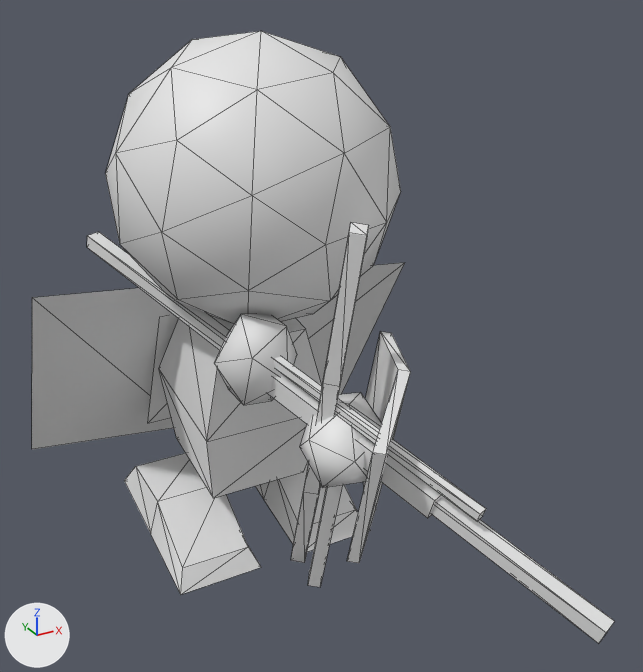
Renders of the FBX model MgaUnityProj/Assets/Fundament/Avatar/Artwork/Orignal/Humanoid/Humanoid@FSkill_Shoot.FBX from each side of a commit.
Before and after are seen from a 50 mm lens placed at (-0.95, -2.19, 1.56), pointed at (0.04, -0.39, 0.66). Arrows for +X, +Y and +Z are at lower left; the lights stay in place. Mesh edges are drawn as thin lines. Where no turn or scale is listed for an object, it has been applied to the vertices.

In view in the first picture: 'Body', 'DHandWeapn', 'Head', 'LShield', 'LShoot', 'LWing', 'LeftHand', 'RShoot', 'RWeapon', 'RWing', 'RightFoot', 'RightHand'.
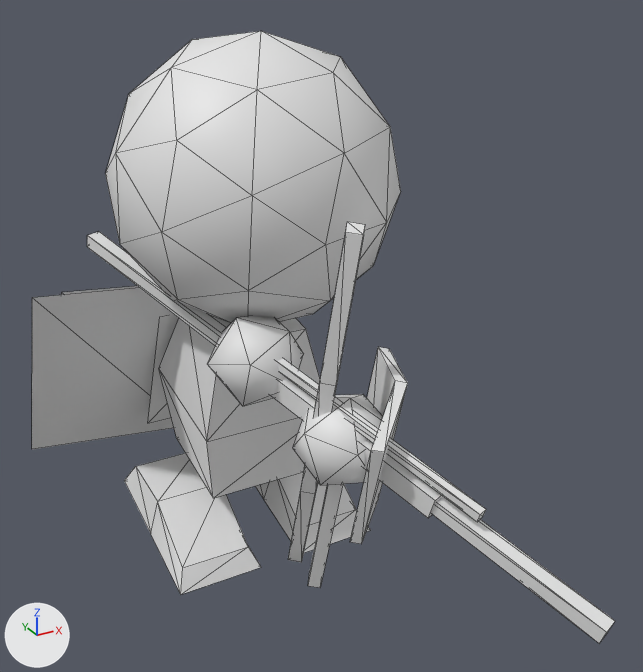
Location of each change, (x1, y1, x2, y2) in pixels of the pictures (643 x 672 px):
```json
{"object": "DHandWeapn", "change": "moved", "before": [87, 232, 615, 643], "after": [87, 232, 615, 643]}
{"object": "LShoot", "change": "moved", "before": [291, 222, 369, 563], "after": [288, 222, 365, 562]}
{"object": "RightHand", "change": "rescaled", "before": [214, 314, 297, 405], "after": [208, 316, 304, 406], "on screen": "15% wider"}
{"object": "LShield", "change": "rescaled", "before": [347, 331, 410, 563], "after": [350, 347, 408, 544], "on screen": "8% narrower, 15% shorter"}
{"object": "LeftHand", "change": "rescaled", "before": [299, 392, 382, 488], "after": [293, 394, 383, 485], "on screen": "8% wider"}
{"object": "LWing", "change": "rescaled", "before": [296, 263, 405, 395], "after": [61, 286, 139, 295]}
```

Edits to the scene script, one JSON object a line:
```json
{"op": "set", "path": "ob_lwing.scale", "old": "(-1.0, 1.0, 1.0)", "new": "(1.0, 1.0, 1.0)"}
{"op": "set", "path": "ob_lshoot.location", "old": "(-0.059, -0.57, 0.493)", "new": "(-0.066, -0.565, 0.494)"}
{"op": "set", "path": "ob_lshield.scale", "old": "(1.37, 1.04, 1.16)", "new": "(1.0, 1.0, 1.0)"}
{"op": "set", "path": "ob_dhandweapn.location", "old": "(-0.126, -0.357, 0.611)", "new": "(-0.126, -0.358, 0.612)"}
{"op": "set", "path": "ob_righthand.scale", "old": "(0.86, 1.14, 0.86)", "new": "(1.0, 1.0, 1.0)"}
{"op": "set", "path": "ob_lefthand.scale", "old": "(0.86, 1.14, 0.86)", "new": "(1.0, 1.0, 1.0)"}
```
